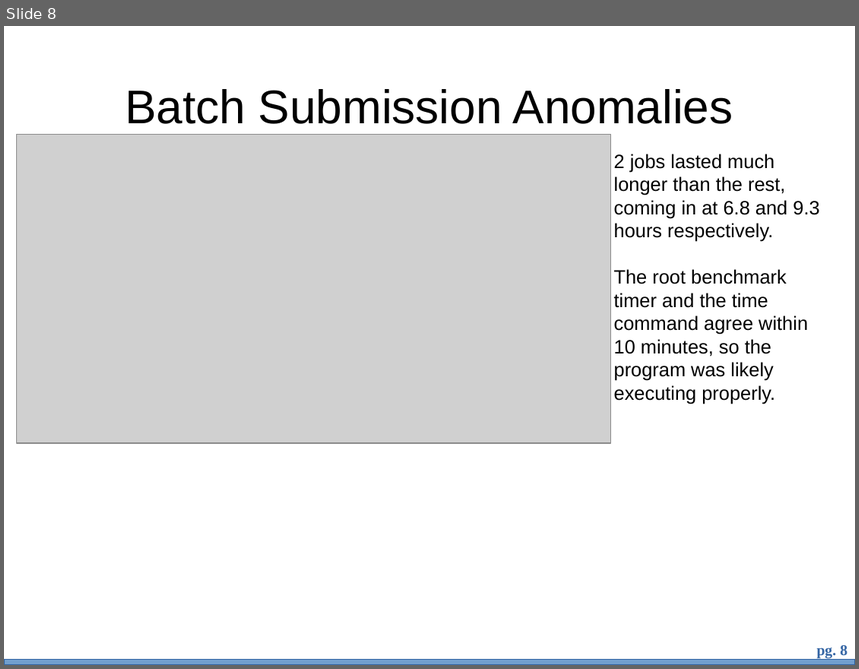
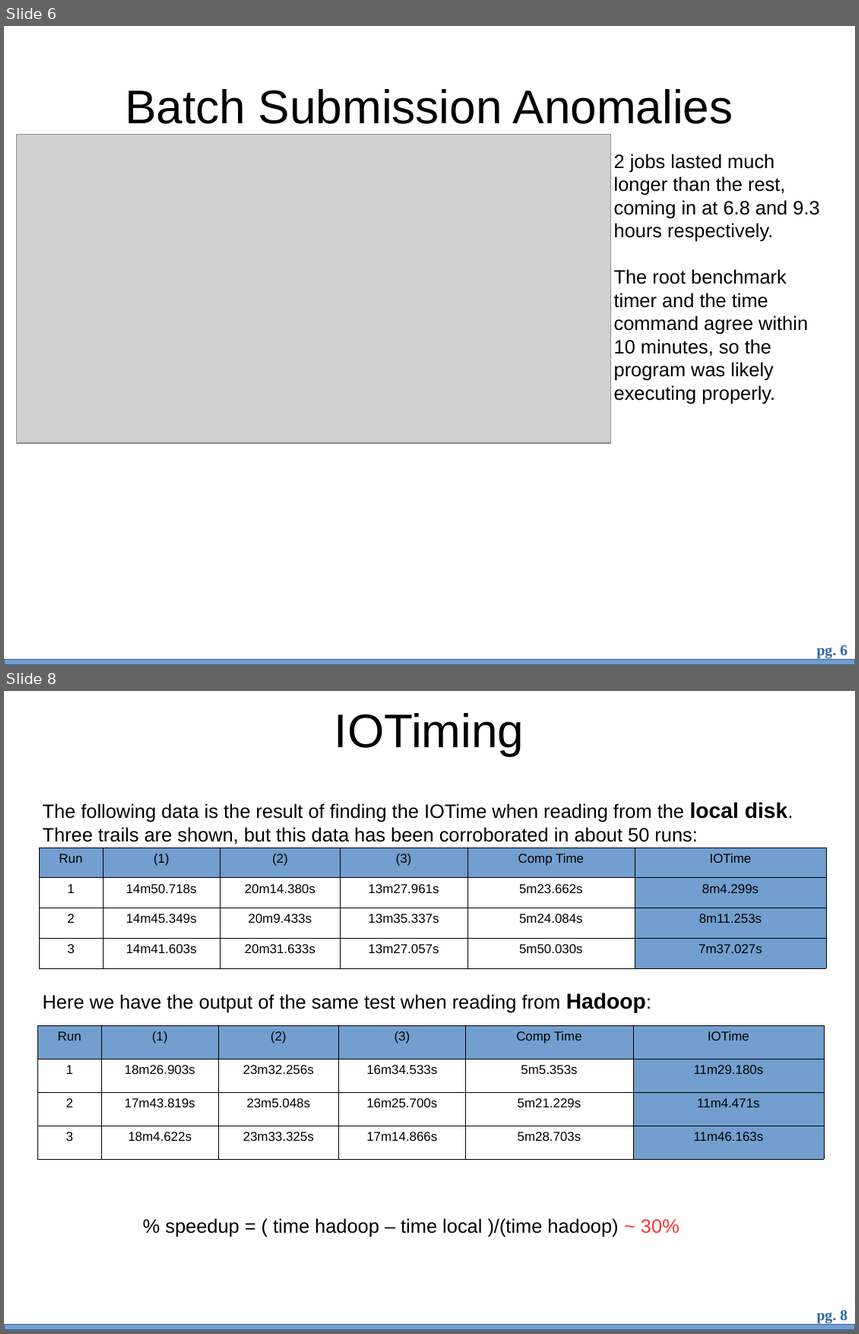
Before and after one commit to bth5032/smartsubmit, a slide deck: Presentations/benchmarking/bench.odp. Shown one above the other, each under a label of ours: slide 8 before the commit, slides 6 and 8 after it; the slides between them are not shown. The pictures are 859x669 and 859x1334 pixels, drawn with LibreOffice and Linux fonts; fonts in the diff are those of the drawing; grey boxes stand for pictures; background and template pictures are left out. Boxes give left, top, right and bottom in pixels: in the first picture for what was removed or moved away, otherwise in the second. Text is boxed around its words. In the diff, an @@ line names an element or a change of style, - is before the commit and + after.

```diff
--- a/Presentations/benchmarking/bench.odp
+++ b/Presentations/benchmarking/bench.odp
@@ slide 8 added at box(4, 691, 855, 1330), background #FFFFFF; not listed: 2 template elements that a slide beside it also shows @@
@@ title added at box(335, 713, 525, 756), 44 pt, text #000000 @@
+IOTiming
@@ text added at box(43, 802, 788, 845), 18 pt, text #000000 @@
+The following data is the result of finding the IOTime when reading from the local disk. Three trails are shown, but this data has been corroborated in about 50 runs:
@@ table added at box(39, 847, 827, 968), 4 rows, 6 columns @@
+Run | (1) | (2) | (3) | Comp Time | IOTime
+1 | 14m50.718s | 20m14.380s | 13m27.961s | 5m23.662s | 8m4.299s
+2 | 14m45.349s | 20m9.433s | 13m35.337s | 5m24.084s | 8m11.253s
+3 | 14m41.603s | 20m31.633s | 13m27.057s | 5m50.030s | 7m37.027s
@@ text added at box(43, 993, 646, 1013), 18 pt, text #000000 @@
+Here we have the output of the same test when reading from Hadoop:
@@ table added at box(37, 1025, 825, 1159), 4 rows, 6 columns @@
+Run | (1) | (2) | (3) | Comp Time | IOTime
+1 | 18m26.903s | 23m32.256s | 16m34.533s | 5m5.353s | 11m29.180s
+2 | 17m43.819s | 23m5.048s | 16m25.700s | 5m21.229s | 11m4.471s
+3 | 18m4.622s | 23m33.325s | 17m14.866s | 5m28.703s | 11m46.163s
@@ text added at box(165, 1218, 680, 1237), 18 pt, text #000000 @@
+% speedup = ( time hadoop – time local )/(time hadoop) ~ 30%
@@ what was slide 8 is now slide 6 @@
@@ page number at box(817, 645, 848, 658): text changed @@
-pg. 8
+pg. 6
```
Also in this commit, not shown: 3 slides changed, 2 other slides added, 3 slides removed, 2 other files.
